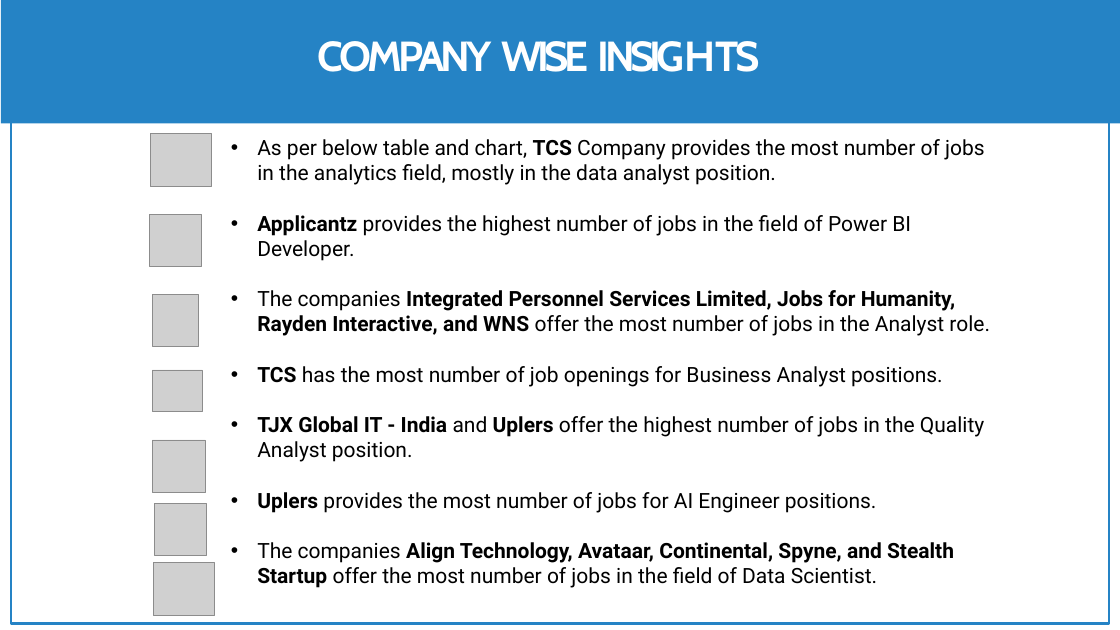
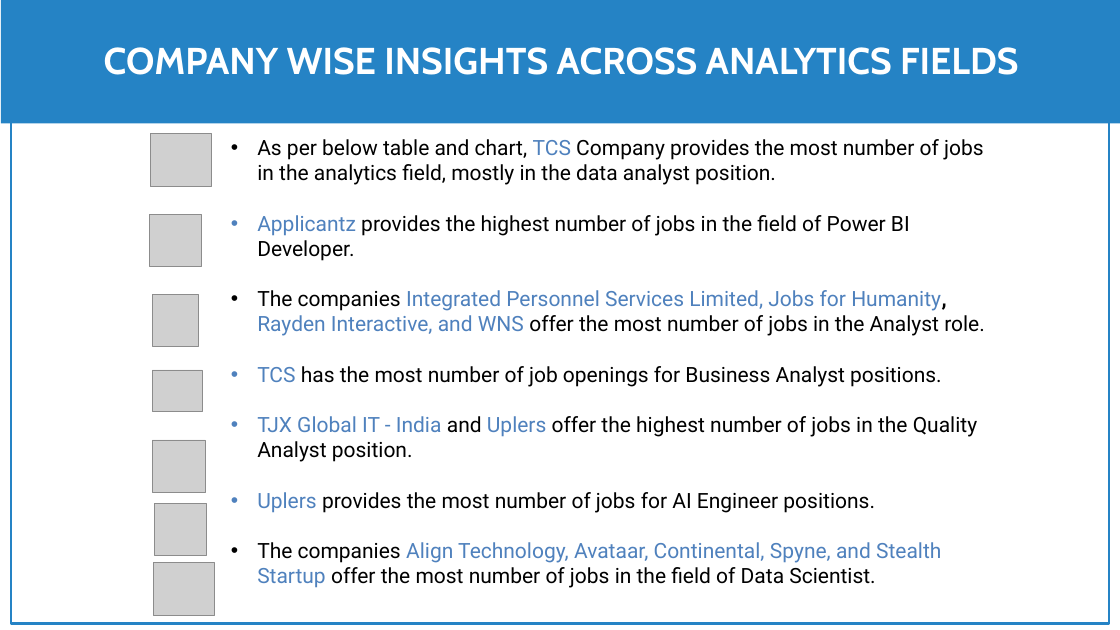
Before and after one commit to shashank297/HR-Recruitment-Data-Analysis-, a slide deck: slide 40 of Presentation/HR & Job Dashboard.pptx. Drawn at 1120x630 pixels with LibreOffice and Linux fonts; fonts in the diff are those of the drawing; grey boxes stand for pictures; background and template pictures are left out. Boxes give left, top, right and bottom in pixels: in the first picture for what was removed or moved away, otherwise in the second. Text is boxed around its words. In the diff, an @@ line names an element or a change of style, - is before the commit and + after.

```diff
--- a/Presentation/HR & Job Dashboard.pptx
+++ b/Presentation/HR & Job Dashboard.pptx
@@ title at [104,47,1019,75]: text changed; size 36 to 32 pt @@
-COMPANY WISE INSIGHTS
+COMPANY WISE INSIGHTS ACROSS ANALYTICS FIELDS
@@ text "As per below table and ..." at [257,139,985,588]: text colour #000000 to #4F81BD, bold off in "TCS", "Applicantz", "Integrated Personnel Services Limited, Jobs for Humanity, ...", "TCS" and 3 more places @@
```
Also in this commit, not shown: 4 slides added, 6 slides removed.
